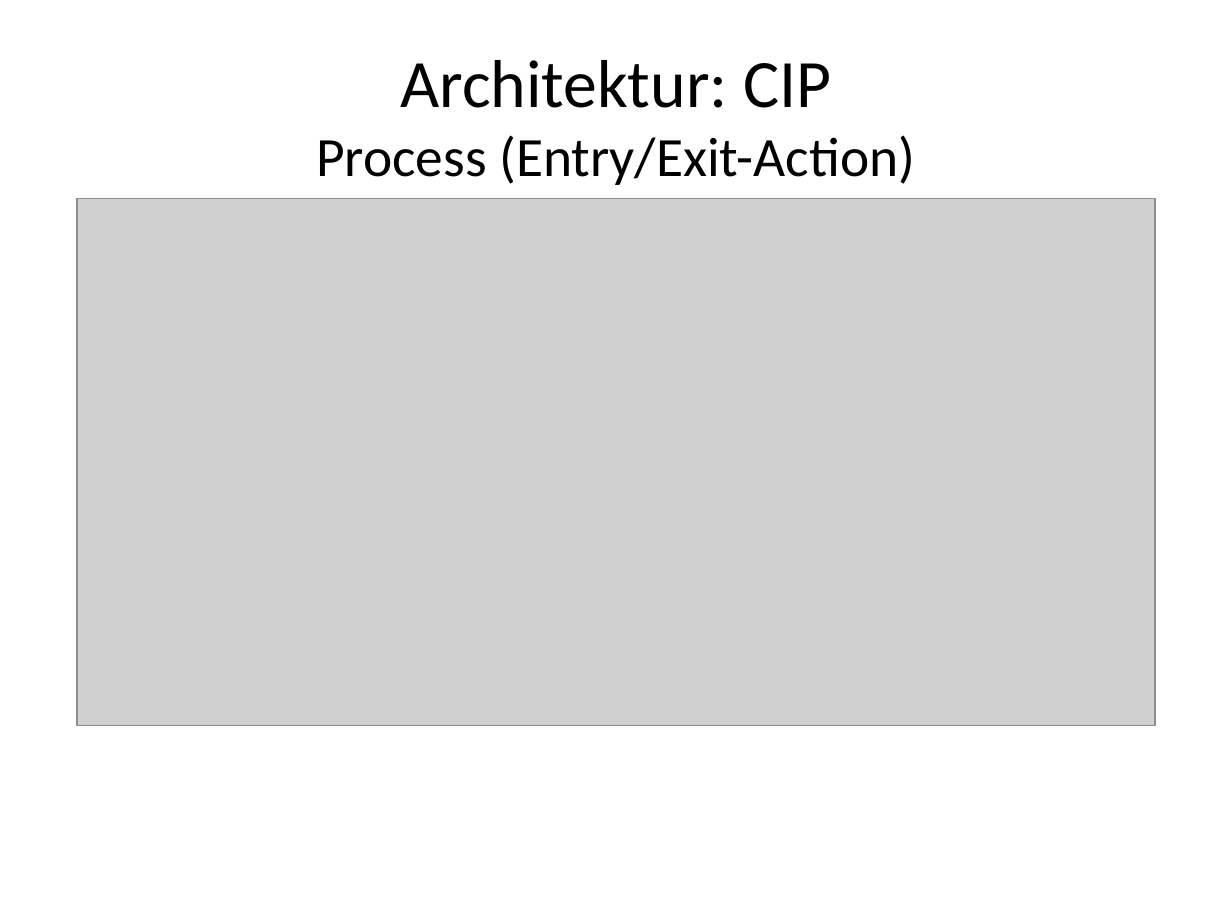
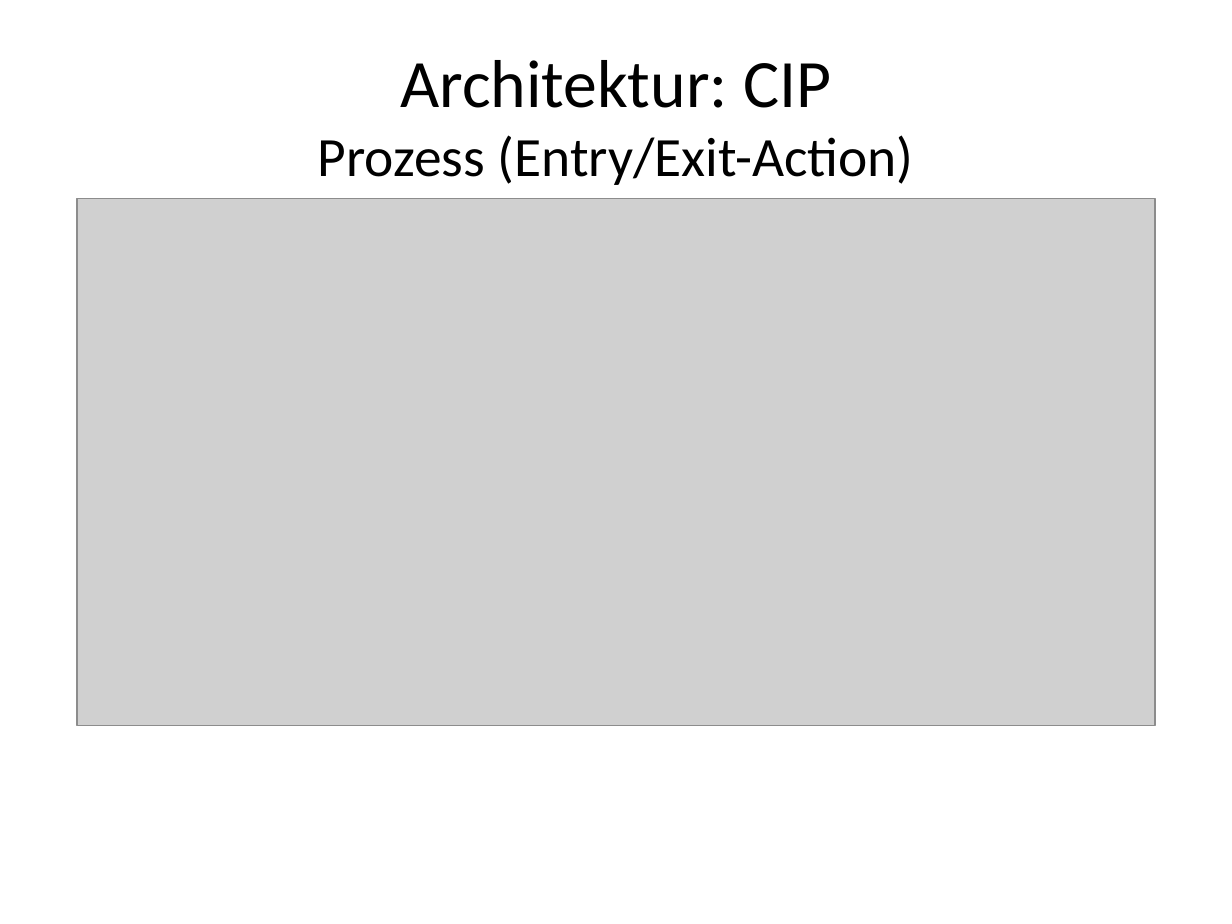
Before and after one commit to actifsource/ch.actifsource.example.cip, a slide deck: slide 15 of ch.actifsource.example.cip.course/docs/Actifsource CIP.pptx (slide 13 before the commit). Drawn at 1232x924 pixels with LibreOffice and Linux fonts; fonts in the diff are those of the drawing; grey boxes stand for pictures. Boxes give left, top, right and bottom in pixels: in the first picture for what was removed or moved away, otherwise in the second. Text is boxed around its words. In the diff, an @@ line names an element or a change of style, - is before the commit and + after.

```diff
--- a/ch.actifsource.example.cip.course/docs/Actifsource CIP.pptx
+++ b/ch.actifsource.example.cip.course/docs/Actifsource CIP.pptx
@@ title at [318,60,914,185]: text changed @@
-Architektur: CIP
-Process (Entry/Exit-Action)
+Architektur: CIP
+Prozess (Entry/Exit-Action)
```
Also in this commit, not shown: 9 other slides changed, 29 slides added, 4 slides removed, 1 other file.
